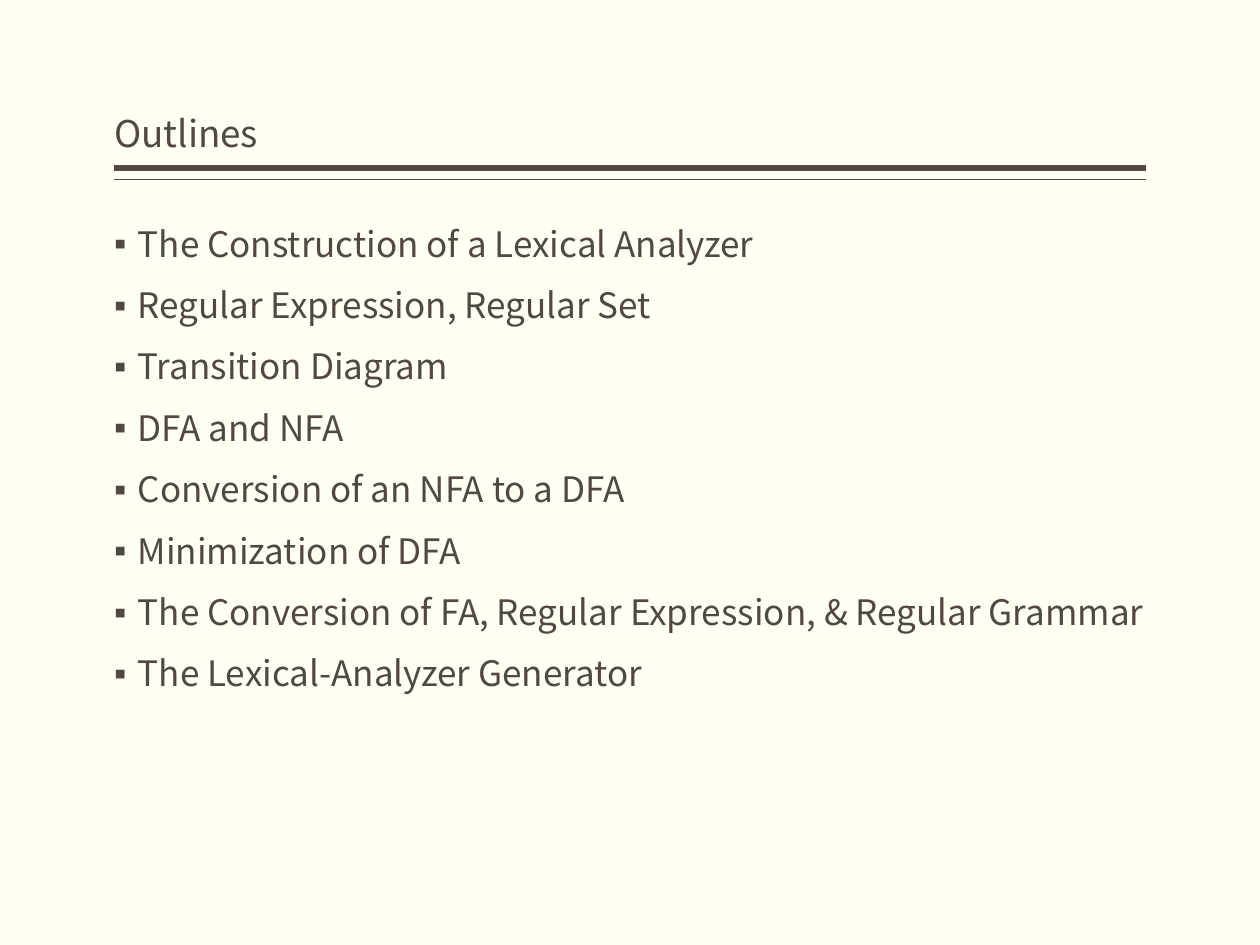
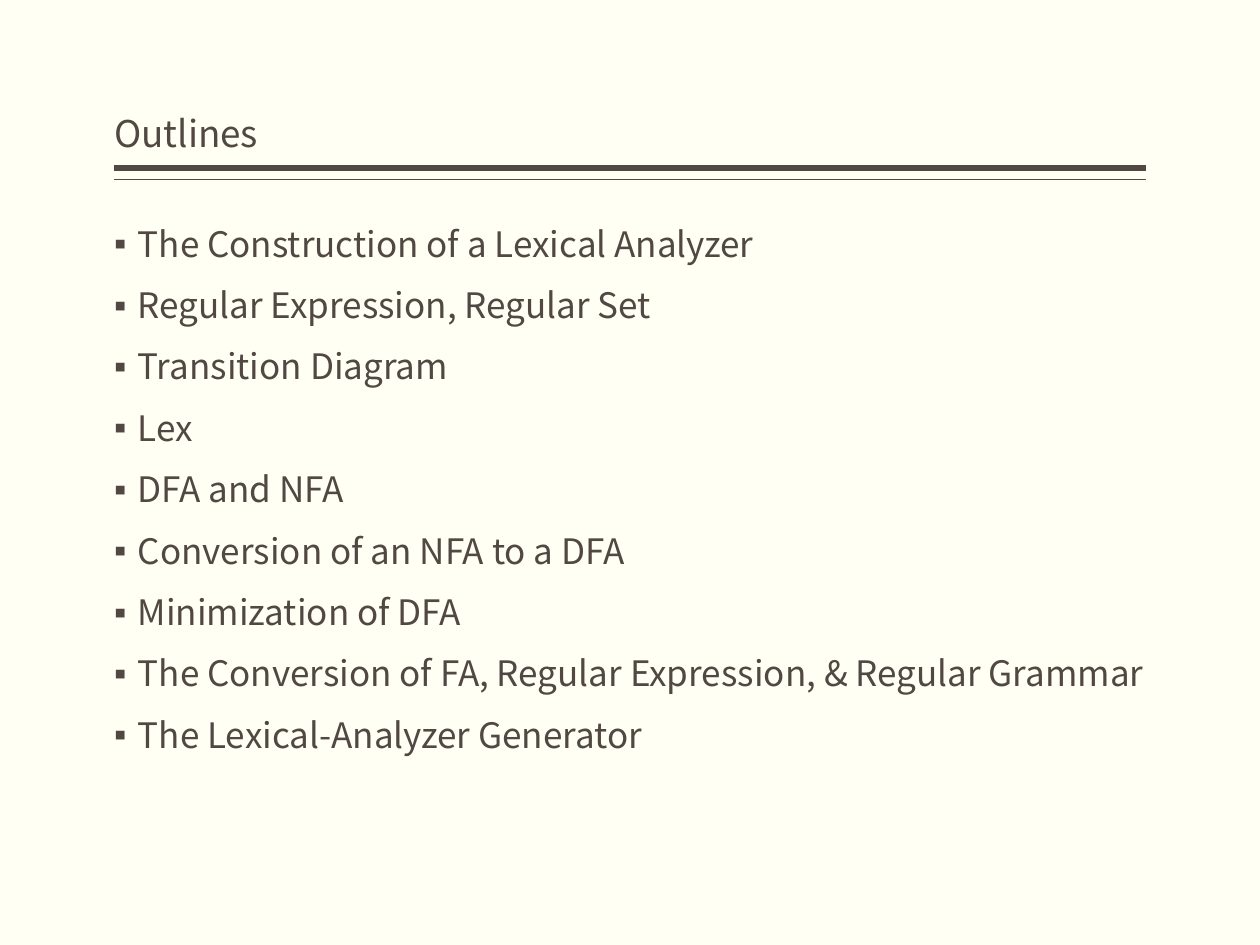
Before and after one commit to bonkboykz/jz81.github.io, a slide deck: slide 3 of course/compiler/LectureNotes/(Spring2017)Lecture3.pptx. Drawn at 1260x945 pixels with LibreOffice and Linux fonts; fonts in the diff are those of the drawing. Boxes give left, top, right and bottom in pixels: in the first picture for what was removed or moved away, otherwise in the second. Text is boxed around its words. In the diff, an @@ line names an element or a change of style, - is before the commit and + after.

```diff
--- a/course/compiler/LectureNotes/(Spring2017)Lecture3.pptx
+++ b/course/compiler/LectureNotes/(Spring2017)Lecture3.pptx
@@ text at [138,415,193,442]: paragraph added @@
+▪ Lex
```
Also in this commit, not shown: 7 slides added.
